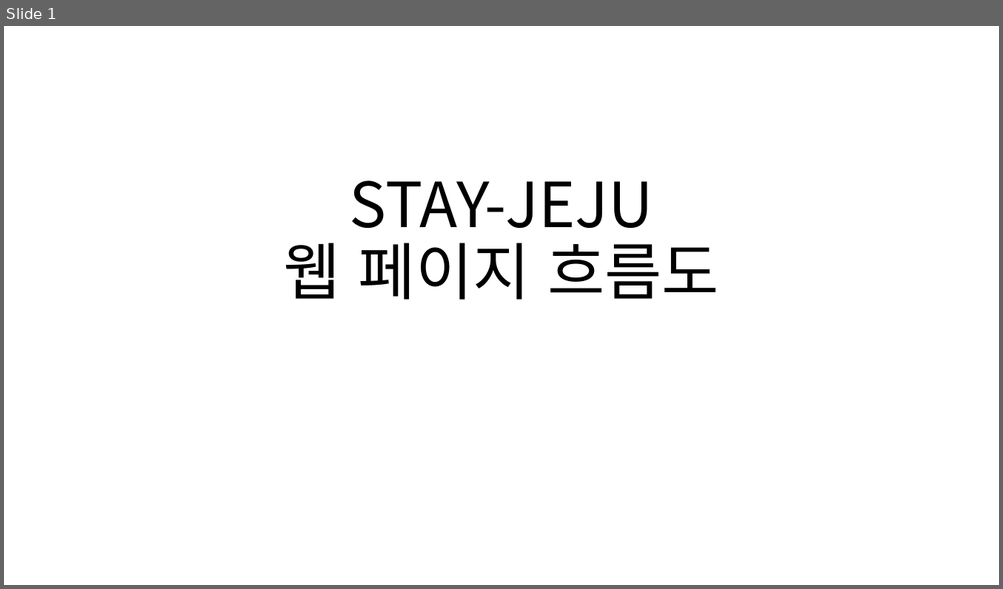
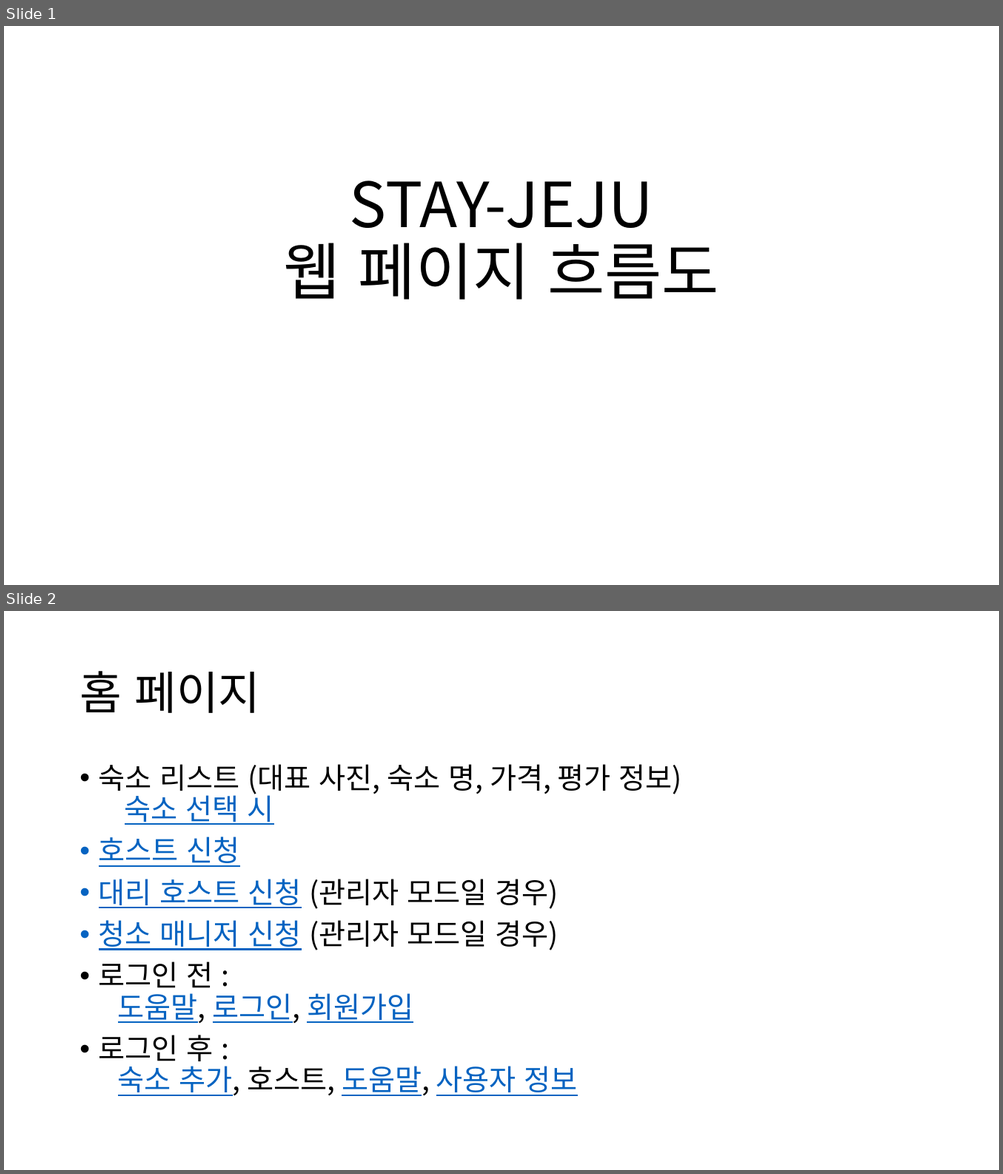
Before and after one commit to chyoojun/stay-jeju, a slide deck: doc/웹 페이지 흐름도.pptx. Shown one above the other, each under a label of ours: slide 1 before the commit, slides 1 and 2 after it. The pictures are 1003x589 and 1003x1174 pixels, drawn with LibreOffice and Linux fonts; fonts in the diff are those of the drawing. Boxes give left, top, right and bottom in pixels: in the first picture for what was removed or moved away, otherwise in the second. Text is boxed around its words. In the diff, an @@ line names an element or a change of style, - is before the commit and + after.

```diff
--- a/doc/웹 페이지 흐름도.pptx
+++ b/doc/웹 페이지 흐름도.pptx
@@ slide 2 added at box(4, 611, 999, 1170), background #FFFFFF @@
@@ title added at box(79, 671, 260, 713), 44 pt, text #000000 @@
+홈 페이지
@@ text added at box(99, 764, 682, 1096), 28 pt, text #000000 @@
+• 숙소 리스트 (대표 사진, 숙소 명, 가격, 평가 정보)
+  숙소 선택 시
+• 호스트 신청
+• 대리 호스트 신청 (관리자 모드일 경우)
+• 청소 매니저 신청 (관리자 모드일 경우)
+• 로그인 전 :
+  도움말, 로그인, 회원가입
+• 로그인 후 :
+  숙소 추가, 호스트, 도움말, 사용자 정보
```
Also in this commit, not shown: 23 other slides added, 1 slide removed.
